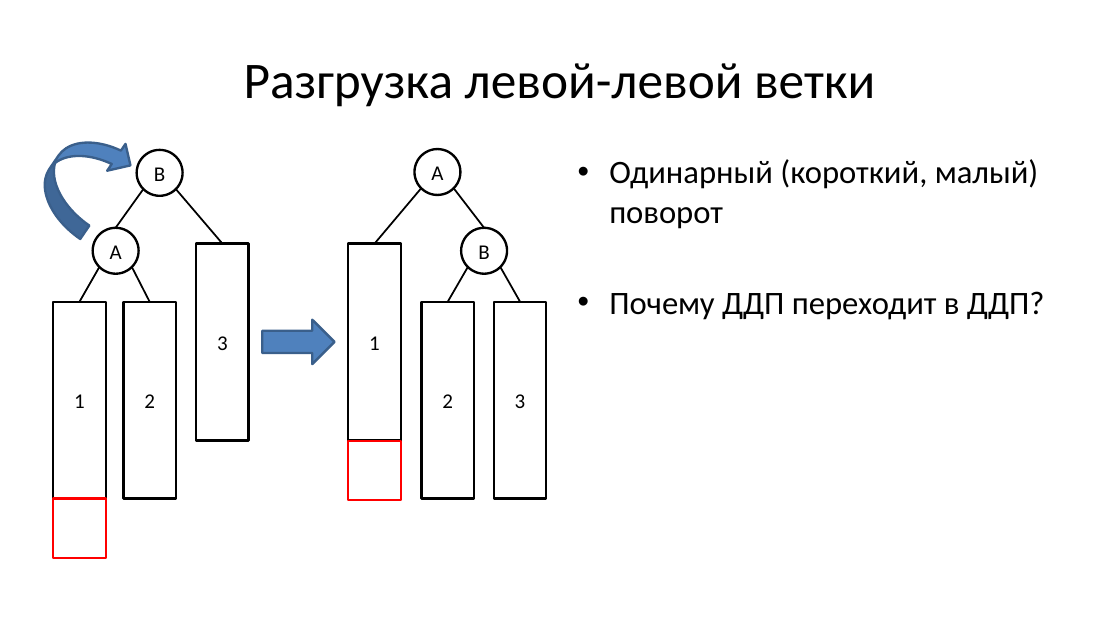
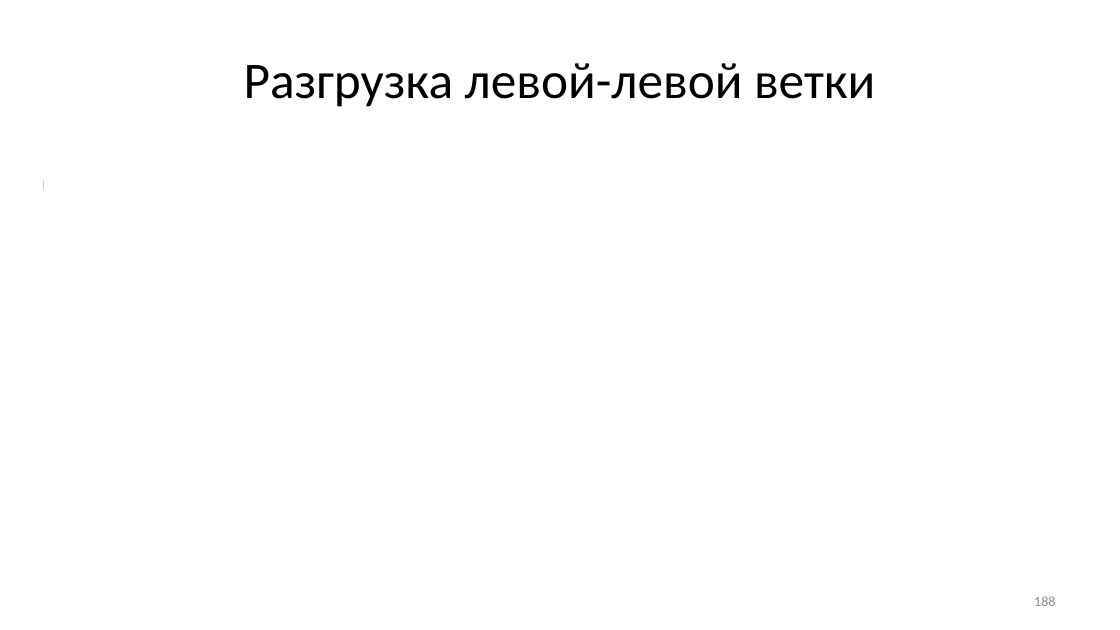
Before and after one commit to Evgueni-Petrov-aka-espetrov/Algorithms-and-Programming-in-C-pptx, a slide deck: slide 188 of 11 Деревья.pptx (slide 25 before the commit). Drawn at 1120x630 pixels with LibreOffice and Linux fonts; fonts in the diff are those of the drawing. Boxes give left, top, right and bottom in pixels: in the first picture for what was removed or moved away, otherwise in the second. Text is boxed around its words. In the diff, an @@ line names an element or a change of style, - is before the commit and + after.

```diff
--- a/11 Деревья.pptx
+++ b/11 Деревья.pptx
@@ rectangle added at <box>44,136,1070,580</box>, fill #FFFFFF @@
@@ ellipse removed at <box>414,149,460,195</box> @@
-A
@@ ellipse removed at <box>137,150,183,196</box> @@
-B
@@ text removed at <box>609,159,1044,320</box> @@
-• Одинарный (короткий, малый) поворот
-• Почему ДДП переходит в ДДП?
@@ line removed from (144, 189) to (116, 228) @@
@@ line removed from (176, 189) to (223, 244) @@
@@ line removed from (421, 188) to (375, 244) @@
@@ line removed from (484, 228) to (454, 188) @@
@@ ellipse removed at <box>92,228,139,274</box> @@
-A
@@ ellipse removed at <box>461,228,507,274</box> @@
-B
@@ line removed from (99, 267) to (80, 302) @@
@@ line removed from (132, 267) to (150, 302) @@
@@ rectangle removed at <box>197,244,249,440</box> @@
-3
@@ rectangle removed at <box>349,244,401,440</box> @@
-1
@@ line removed from (468, 267) to (448, 302) @@
@@ line removed from (501, 267) to (520, 302) @@
@@ rectangle removed at <box>53,302,105,498</box> @@
-1
@@ rectangle removed at <box>124,302,176,498</box> @@
-2
@@ right arrow removed at <box>262,320,334,365</box> @@
@@ rectangle removed at <box>422,302,474,498</box> @@
-2
@@ rectangle removed at <box>494,302,546,498</box> @@
-3
@@ rectangle removed at <box>349,441,401,500</box> @@
@@ rectangle removed at <box>53,499,105,558</box> @@
@@ page number added at <box>1034,596,1055,606</box>, 12 pt, text #8C8C8C @@
+188
```
Also in this commit, not shown: 34 other slides changed, 201 slides added, 1 slide removed.
